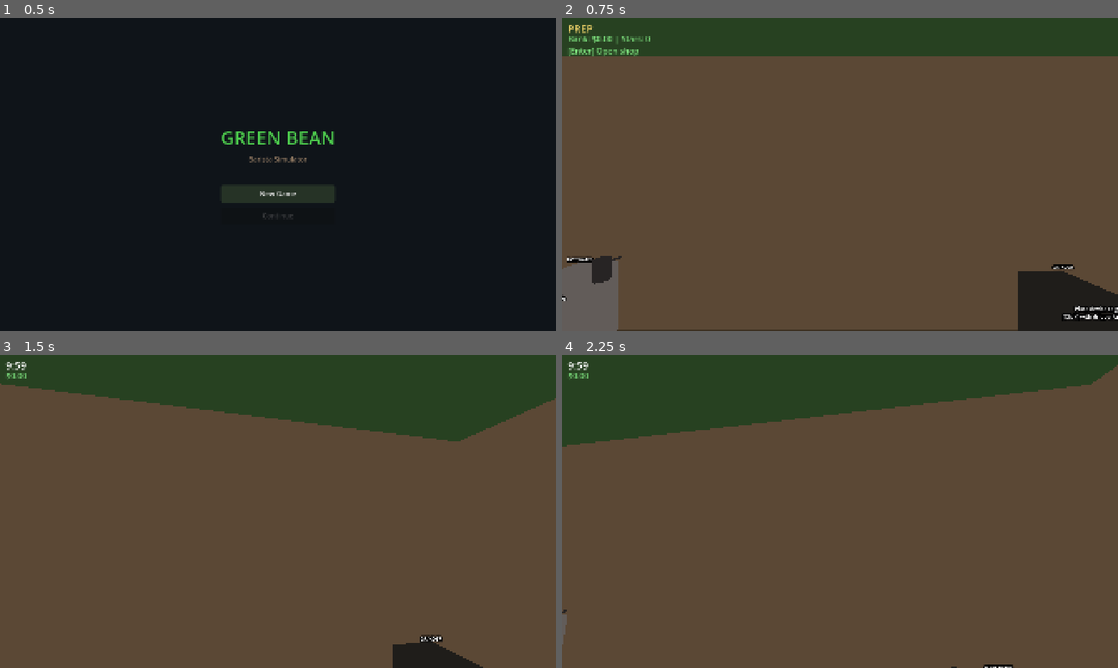
Above: before the commit, frames 1-4 (two rows, left to right).
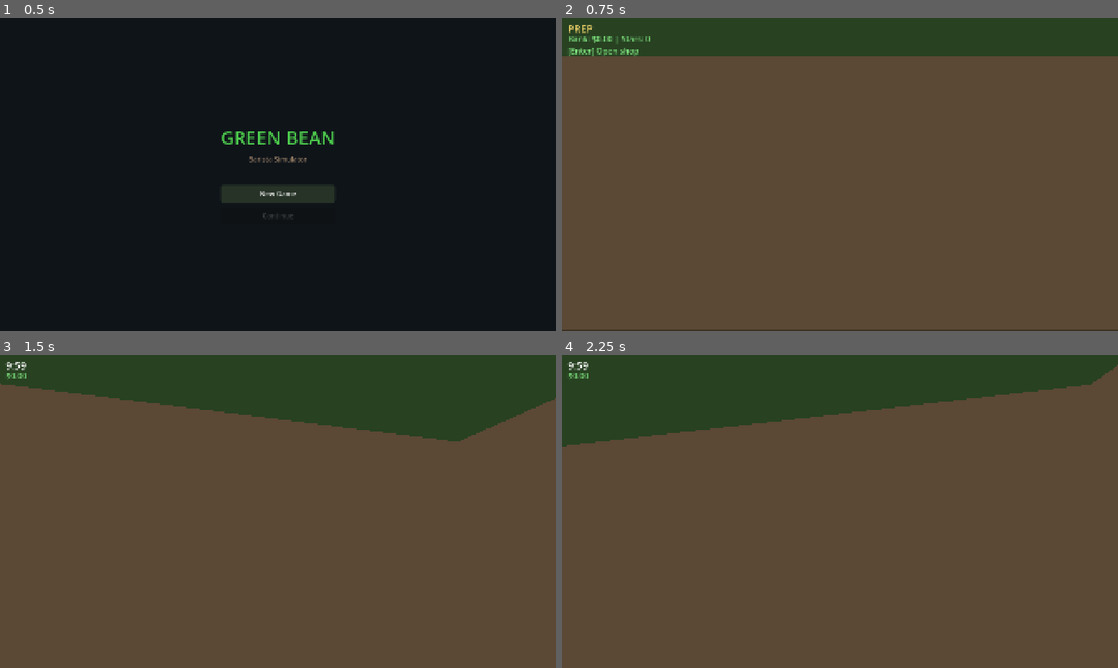
Above: after the commit, the same moments.

Repository: Fenyn/Gamestorming
Game: Godot game, scene res://scenes/ui/title_screen.tscn
Two runs of this game, one before a commit and one after it. Both use one fixed random seed, a clock stepped at 60 frames per second and the inputs below.
Inputs (mouse positions are in pixels of both pictures, inside the frame that each line leads up to):
- Up to frame 1 (0.5 s): no input
- Up to frame 2 (0.75 s): click "New Game" at 0.5 s
- Up to frame 3 (1.5 s): tap Enter at 1.25 s; move the mouse to (305, 511) at 1.27 s; hold W (move_forward) from 1.28 s (still down); hold E (interact) from 1.28 s (still down); click (305, 511) at 1.42 s
- Up to frame 4 (2.25 s): keep holding W (move_forward); tap Space (jump) at 1.52 s; move the mouse to (812, 511) at 2.02 s; release E (interact) at 2.03 s; tap Tab at 2.1 s

Frame 1 is identical in both runs. In frame 2, 5.5% of the frame differs, in the area x 0-100%, y 76-100%; in frame 3, 1.0%; in frame 4, 0.1%.

Commit message:
ui polish green bean

Diff:
--- a/green-bean/scenes/stations/aeropress.tscn
+++ b/green-bean/scenes/stations/aeropress.tscn
@@ -23,4 +23,4 @@
 pixel_size = 0.002
 billboard = 2
 text = "AEROPRESS"
-font_size = 12
+font_size = 24
--- a/green-bean/scenes/stations/cash_drawer.tscn
+++ b/green-bean/scenes/stations/cash_drawer.tscn
@@ -23,4 +23,4 @@
 pixel_size = 0.002
 billboard = 2
 text = "CASH DRAWER"
-font_size = 12
+font_size = 24
--- a/green-bean/scenes/stations/counter_pad.tscn
+++ b/green-bean/scenes/stations/counter_pad.tscn
@@ -27,4 +27,4 @@
 pixel_size = 0.002
 billboard = 2
 text = "COUNTER PAD"
-font_size = 12
+font_size = 24
--- a/green-bean/scenes/stations/cup_stack.tscn
+++ b/green-bean/scenes/stations/cup_stack.tscn
@@ -23,4 +23,4 @@
 pixel_size = 0.002
 billboard = 2
 text = "CUP STACK"
-font_size = 12
+font_size = 24
--- a/green-bean/scenes/stations/fridge.tscn
+++ b/green-bean/scenes/stations/fridge.tscn
@@ -24,4 +24,4 @@
 pixel_size = 0.002
 billboard = 2
 text = "FRIDGE"
-font_size = 12
+font_size = 24
--- a/green-bean/scenes/stations/grinder.tscn
+++ b/green-bean/scenes/stations/grinder.tscn
@@ -23,4 +23,4 @@
 pixel_size = 0.002
 billboard = 2
 text = "GRINDER"
-font_size = 12
+font_size = 24
--- a/green-bean/scenes/stations/hand_off.tscn
+++ b/green-bean/scenes/stations/hand_off.tscn
@@ -23,4 +23,4 @@
 pixel_size = 0.002
 billboard = 2
 text = "HAND OFF"
-font_size = 12
+font_size = 24
--- a/green-bean/scenes/stations/hot_water.tscn
+++ b/green-bean/scenes/stations/hot_water.tscn
@@ -23,4 +23,4 @@
 pixel_size = 0.002
 billboard = 2
 text = "HOT WATER"
-font_size = 12
+font_size = 24
--- a/green-bean/scenes/stations/lid_dispenser.tscn
+++ b/green-bean/scenes/stations/lid_dispenser.tscn
@@ -23,4 +23,4 @@
 pixel_size = 0.002
 billboard = 2
 text = "LIDS"
-font_size = 12
+font_size = 24
--- a/green-bean/scenes/stations/mocha_prep.tscn
+++ b/green-bean/scenes/stations/mocha_prep.tscn
@@ -23,4 +23,4 @@
 pixel_size = 0.002
 billboard = 2
 text = "MOCHA PREP"
-font_size = 12
+font_size = 24
--- a/green-bean/scenes/stations/pour_over.tscn
+++ b/green-bean/scenes/stations/pour_over.tscn
@@ -23,4 +23,4 @@
 pixel_size = 0.002
 billboard = 2
 text = "POUROVER"
-font_size = 12
+font_size = 24
--- a/green-bean/scenes/stations/register.tscn
+++ b/green-bean/scenes/stations/register.tscn
@@ -46,4 +46,4 @@
 pixel_size = 0.002
 billboard = 2
 text = "REGISTER"
-font_size = 12
+font_size = 24
--- a/green-bean/scenes/stations/sauce.tscn
+++ b/green-bean/scenes/stations/sauce.tscn
@@ -23,4 +23,4 @@
 pixel_size = 0.002
 billboard = 2
 text = "MOCHA SAUCE"
-font_size = 12
+font_size = 24
--- a/green-bean/scenes/stations/sauce_prep.tscn
+++ b/green-bean/scenes/stations/sauce_prep.tscn
@@ -23,4 +23,4 @@
 pixel_size = 0.002
 billboard = 2
 text = "SAUCE PREP"
-font_size = 12
+font_size = 24
--- a/green-bean/scenes/stations/steam.tscn
+++ b/green-bean/scenes/stations/steam.tscn
@@ -23,4 +23,4 @@
 pixel_size = 0.002
 billboard = 2
 text = "STEAMER"
-font_size = 12
+font_size = 24
--- a/green-bean/scenes/stations/syrup.tscn
+++ b/green-bean/scenes/stations/syrup.tscn
@@ -23,4 +23,4 @@
 pixel_size = 0.002
 billboard = 2
 text = "VANILLA SYRUP"
-font_size = 12
+font_size = 24
